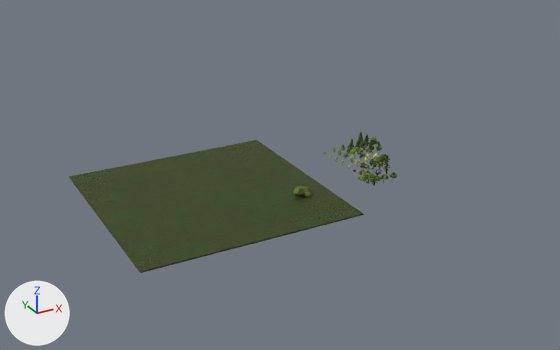
What one commit did to the Blender file jungle-delivery/3d models/map.blend.
Before and after are seen from a camera (50 mm lens) standing at (-93.0, -218.0, 111.0) and looking at (30.0, 4.0, 0.0). Lighting does not change. The marker at lower left points along +X, +Y and +Z.

Objects in the first picture: 'Plane', 'Tree Type0 01 Model', 'Tree Type0 01 Model.001', 'Tree Type0 04 Model', 'Tree Type3 03 Model', 'Tree Type4 02 Model', 'Tree Type4 03 Model', 'Tree Type6 02 Model', 'Tree Type7 01 Model'.
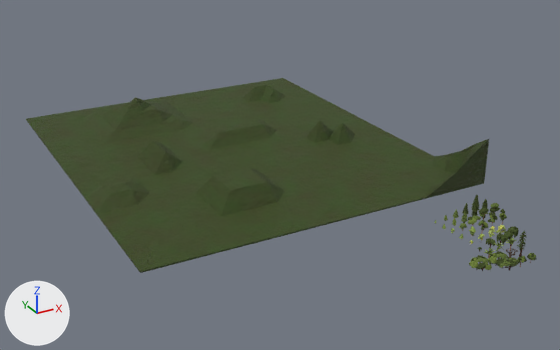
Not drawn themselves, but carrying or shaping drawn objects: ob_tree_type4_05, ob_tree_type3_05, ob_tree_type6_04, ob_tree_type6_03, ob_tree_type2_04, ob_tree_type1_05, ob_tree_type0_02, ob_tree_type0_06, ob_tree_type0_05, ob_tree_type4_04, ob_tree_type3_04, ob_tree_type5_04, ob_tree_type0_03.

Pixel boxes [x1, y1, x2, y2] of what changed, in the pictures (560 x 350 px):
'Plane', reshaped (57% wider, 46% taller)
    before: [69, 140, 364, 273]
    after: [26, 78, 489, 273]
'Tree Type0 01 Model.001', moved
    before: [293, 185, 311, 197]
    after: [469, 255, 492, 271]
'Tree Type0 01 Model', moved
    before: [358, 171, 375, 183]
    after: [488, 251, 509, 266]
'Tree Type0 04 Model', moved
    before: [364, 175, 383, 186]
    after: [498, 257, 521, 271]
'Tree Type6 04 Model', moved
    before: [376, 154, 387, 167]
    after: [504, 226, 519, 242]
'Tree Type0 03 Model', moved
    before: [383, 155, 390, 174]
    after: [517, 231, 526, 257]
'Tree Type3 05 Model', moved
    before: [369, 137, 377, 154]
    after: [489, 203, 500, 216]
'Tree Type3 03 Model', moved
    before: [350, 147, 361, 158]
    after: [468, 216, 481, 225]
'Tree Type3 04 Model', moved
    before: [360, 141, 368, 152]
    after: [479, 208, 489, 226]
'Tree Type6 03 Model', moved
    before: [369, 159, 377, 169]
    after: [497, 233, 506, 245]
'Tree Type4 03 Model', moved
    before: [357, 150, 366, 161]
    after: [478, 220, 488, 234]
'Tree Type1 05 Model', moved
    before: [358, 132, 363, 143]
    after: [472, 195, 479, 211]
'Tree Type4 04 Model', moved
    before: [366, 144, 373, 160]
    after: [488, 213, 497, 223]
'Tree Type4 05 Model', moved
    before: [376, 141, 382, 155]
    after: [499, 209, 507, 224]
'Tree Type6 02 Model', moved
    before: [360, 162, 368, 171]
    after: [486, 238, 496, 248]
'Tree Type0 06 Model', moved
    before: [390, 172, 397, 178]
    after: [527, 253, 537, 263]
'Tree Type5 04 Model', moved
    before: [372, 153, 379, 160]
    after: [496, 225, 506, 234]
'Tree Type5 03 Model', moved
    before: [364, 154, 370, 163]
    after: [488, 226, 495, 237]
'Tree Type0 05 Model', moved
    before: [381, 174, 388, 183]
    after: [517, 256, 527, 267]
'Tree Type2 03 Model', moved
    before: [346, 145, 351, 154]
    after: [461, 212, 467, 223]
'Tree Type4 02 Model', moved
    before: [349, 154, 354, 163]
    after: [469, 226, 476, 237]
'Tree Type2 04 Model', moved
    before: [355, 140, 360, 152]
    after: [471, 205, 478, 217]
'Tree Type0 02 Model', moved
    before: [374, 168, 381, 176]
    after: [506, 248, 518, 258]
'Tree Type7 01 Model', moved
    before: [356, 169, 365, 174]
    after: [484, 248, 495, 258]

What the commit changed:
me_plane is used by ob_plane; location (0.0, 0.0, 0.0); scale (37.1, 37.1, 61.0).
me_plane had 8 vertices, 6 faces and spanned x -1.0..1.0, y -1.0..1.0, z 0.0..0.01.
me_plane now has 920 vertices, 918 faces and spans x -1.0..2.36, y -1.0..2.87, z -0.08..0.27.
me_plane part 1: 6 vertices removed from x -1.0..1.0, y -1.0..1.0, z 0.0..0.01; 918 vertices added at x -1.0..2.36, y -1.0..2.87, z -0.08..0.27.
Object 'Tree Type7 01 Model' (ob_tree_type7_01_model) moves from (53.2, -12.0, 0.0) to (53.2, -76.9, 0.0).
Object 'Tree Type4 05' (ob_tree_type4_05) moves from (69.22, 0.0, 0.0) to (69.22, -64.92, 0.0).
Object 'Tree Type3 05' (ob_tree_type3_05) moves from (69.22, 4.0, 0.0) to (69.22, -60.92, 0.0).
Object 'Tree Type6 04' (ob_tree_type6_04) moves from (65.22, -8.0, 0.0) to (65.22, -72.92, 0.0).
Object 'Tree Type6 03' (ob_tree_type6_03) moves from (61.22, -8.0, 0.0) to (61.22, -72.92, 0.0).
Object 'Tree Type4 02 Model' (ob_tree_type4_02_model) moves from (57.2, 0.0, 0.0) to (57.2, -64.9, 0.0).
Object 'Tree Type0 04 Model' (ob_tree_type0_04_model) moves from (53.2, -20.0, 0.0) to (53.2, -84.9, 0.0).
Object 'Tree Type5 03 Model' (ob_tree_type5_03_model) moves from (61.2, -4.0, 0.0) to (61.2, -68.9, 0.0).
Object 'Tree Type2 04' (ob_tree_type2_04) moves from (65.22, 8.0, 0.0) to (65.22, -56.92, 0.0).
Object 'Tree Type2 03 Model' (ob_tree_type2_03_model) moves from (61.2, 8.0, 0.0) to (61.2, -56.9, 0.0).
Object 'Tree Type1 05' (ob_tree_type1_05) moves from (69.22, 12.0, 0.0) to (69.22, -52.92, 0.0).
Object 'Tree Type0 02' (ob_tree_type0_02) moves from (57.22, -16.0, 0.0) to (57.22, -80.92, 0.0).
Object 'Tree Type0 01 Model' (ob_tree_type0_01_model) moves from (53.2, -16.0, 0.0) to (53.2, -80.9, 0.0).
Object 'Tree Type0 06' (ob_tree_type0_06) moves from (61.22, -20.0, -0.0454) to (61.22, -84.92, -0.0454).
Object 'Tree Type0 05' (ob_tree_type0_05) moves from (57.22, -20.0, 0.0) to (57.22, -84.92, 0.0).
Object 'Tree Type4 04' (ob_tree_type4_04) moves from (65.22, 0.0, 0.0) to (65.22, -64.92, 0.0).
Object 'Tree Type3 04' (ob_tree_type3_04) moves from (65.22, 4.0, 0.0) to (65.22, -60.92, 0.0).
Object 'Tree Type5 04' (ob_tree_type5_04) moves from (65.22, -4.0, 0.0) to (65.22, -68.92, 0.0).
Object 'Tree Type4 03 Model' (ob_tree_type4_03_model) moves from (61.2, 0.0, 0.0) to (61.2, -64.9, 0.0).
Object 'Tree Type0 03' (ob_tree_type0_03) moves from (61.22, -16.0, 0.0) to (61.22, -80.92, 0.0).
Object 'Tree Type6 02 Model' (ob_tree_type6_02_model) moves from (57.2, -8.0, 0.0) to (57.2, -72.9, 0.0).
Object 'Tree Type3 03 Model' (ob_tree_type3_03_model) moves from (61.2, 4.0, 0.0) to (61.2, -60.9, 0.0).
Object 'Tree Type0 01 Model.001' (ob_tree_type0_01_model_001) moves from (27.1, -16.0, 0.6) to (46.2, -80.9, 0.6).
